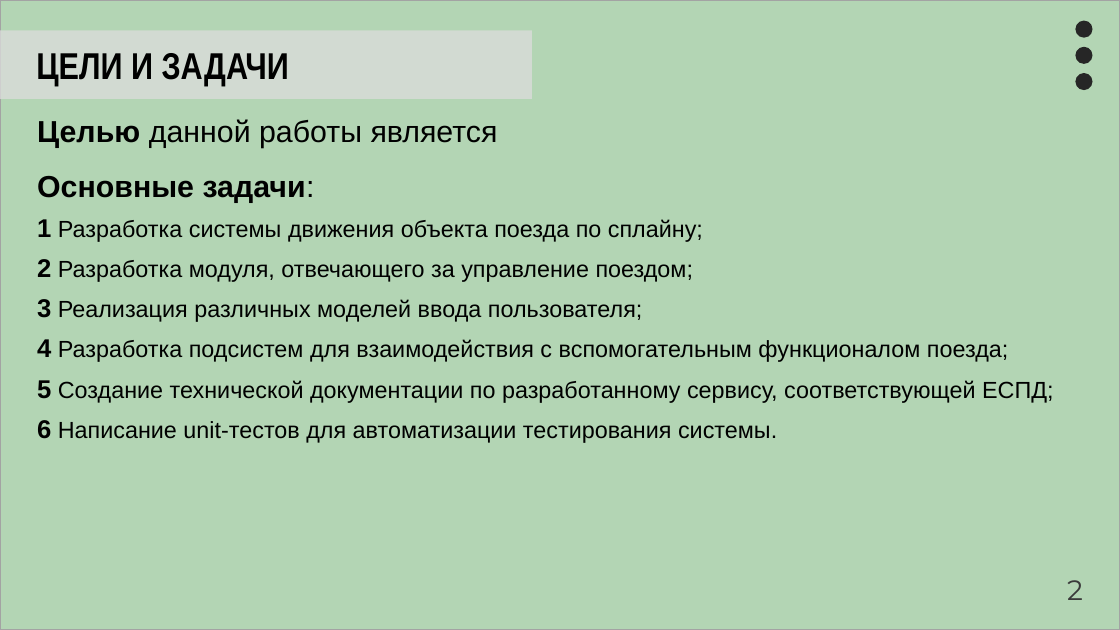
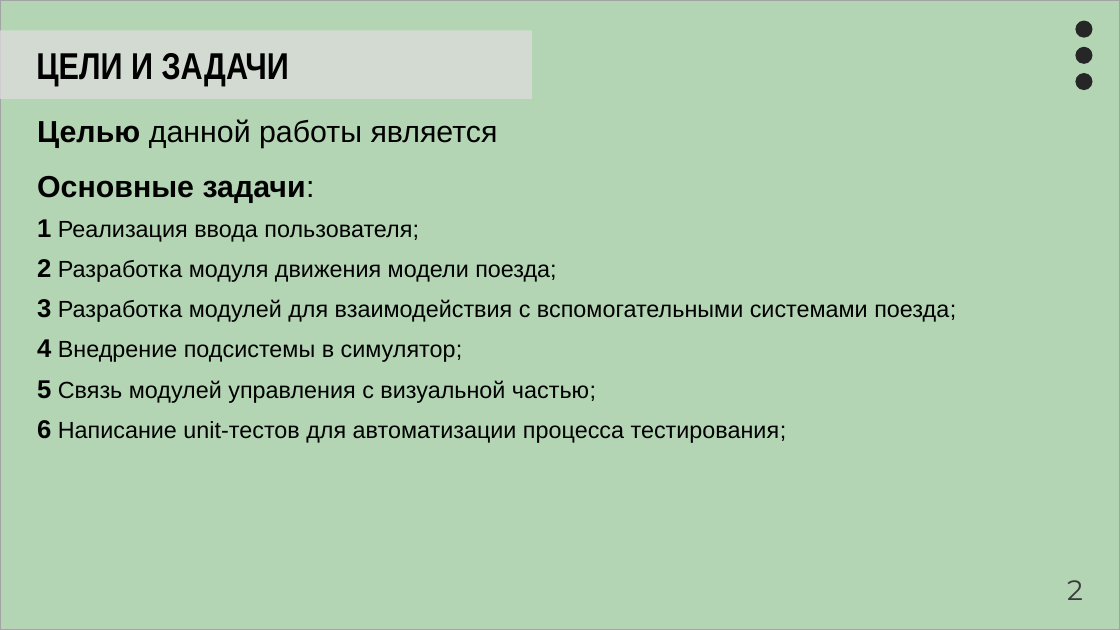
Before and after one commit to Artemor31/Files, a slide deck: slide 2 of Готовые части/Prezentatsia1 (1).pptx. Drawn at 1120x630 pixels with LibreOffice and Linux fonts; fonts in the diff are those of the drawing. Boxes give left, top, right and bottom in pixels: in the first picture for what was removed or moved away, otherwise in the second. Text is boxed around its words. In the diff, an @@ line names an element or a change of style, - is before the commit and + after.

```diff
--- a/Готовые части/Prezentatsia1 (1).pptx
+++ b/Готовые части/Prezentatsia1 (1).pptx
@@ text at (37,219,956,443): text changed @@
-1 Разработка системы движения объекта поезда по сплайну;
-2 Разработка модуля, отвечающего за управление поездом;
-3 Реализация различных моделей ввода пользователя;
-4 Разработка подсистем для взаимодействия с вспомогательным функционалом поезда;
-5 Создание технической документации по разработанному сервису, соответствующей ЕСПД;
-6 Написание unit-тестов для автоматизации тестирования системы.
+1 Реализация ввода пользователя;
+2 Разработка модуля движения модели поезда;
+3 Разработка модулей для взаимодействия с вспомогательными системами поезда;
+4 Внедрение подсистемы в симулятор;
+5 Связь модулей управления с визуальной частью;
+6 Написание unit-тестов для автоматизации процесса тестирования;
```
Also in this commit, not shown: 1 other slide changed, 2 slides added, 1 slide removed, 8 other files.
